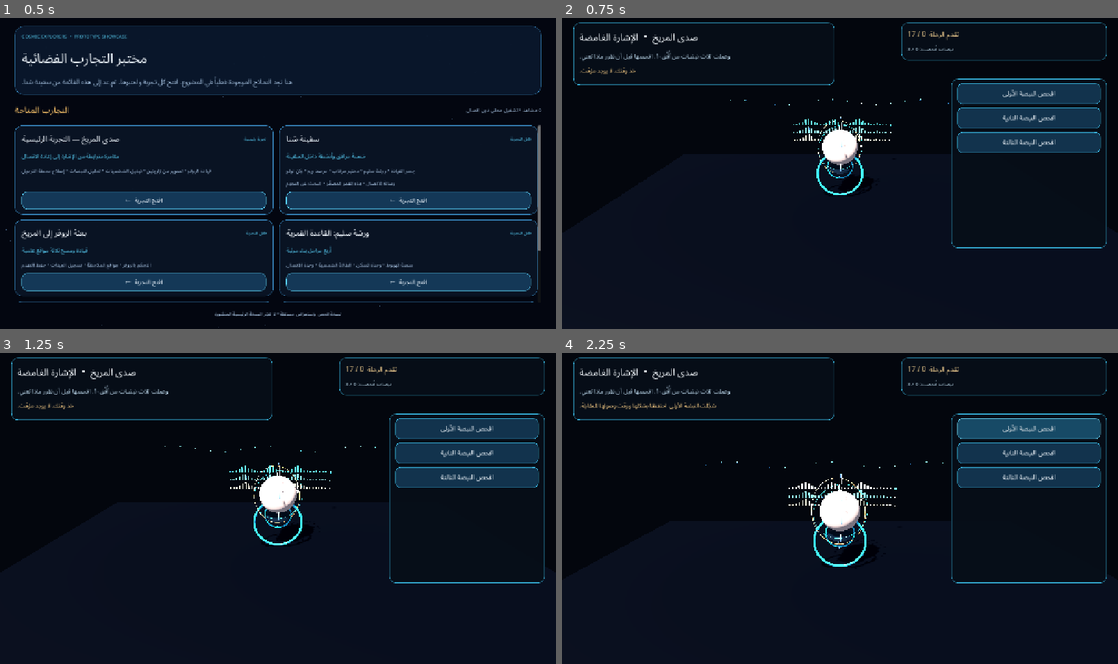
Above: before the commit, frames 1-4 (two rows, left to right).
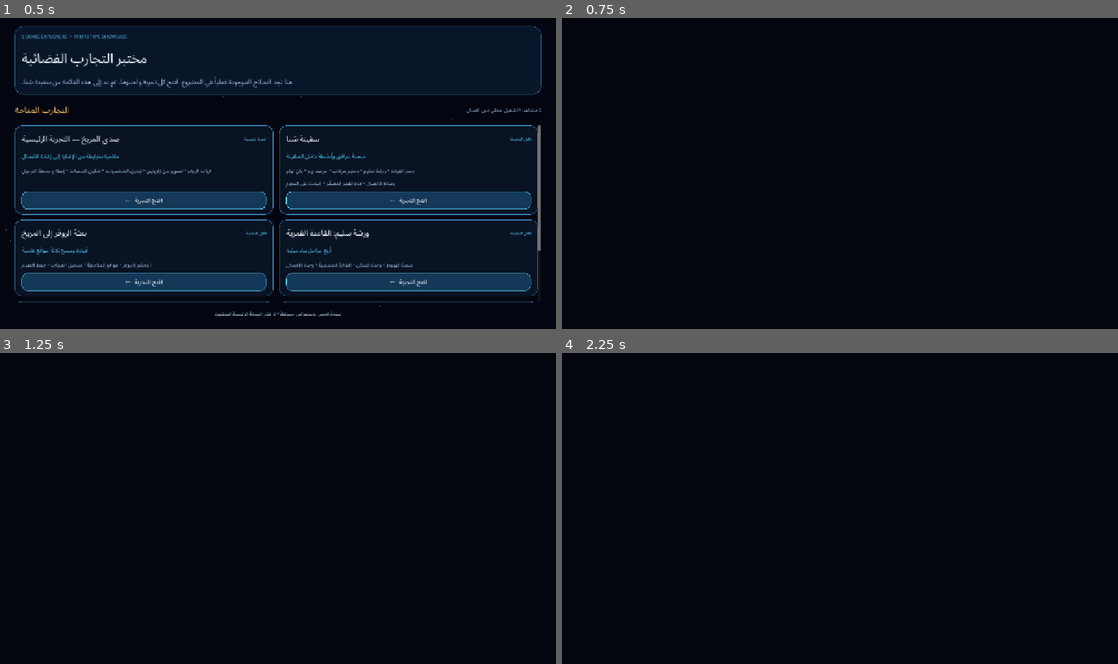
Above: after the commit, the same moments.

Repository: mdznap35/-cosmic-explorers
Game: Godot game, scene res://scenes/prototypes/showcase_app.tscn
Two runs of this game, one before a commit and one after it. Both use one fixed random seed, a clock stepped at 60 frames per second and the inputs below.
Inputs (mouse positions are in pixels of both pictures, inside the frame that each line leads up to):
- Up to frame 1 (0.5 s): no input
- Up to frame 2 (0.75 s): click "افتح التجربة ←" at 0.5 s
- Up to frame 3 (1.25 s): no input
- Up to frame 4 (2.25 s): tap Enter at 1.25 s; move the mouse to (962, 492) at 1.27 s; hold D 1.28-2 s; tap E at 1.35 s; click (962, 492) at 1.42 s; tap Space at 1.52 s; click (1029, 427) at 2 s, where only the run before the commit has a clickable "افحص النبضة الأولى"

Frame 1 is identical in both runs. In frame 2, 8.2% of the frame differs, in the area x 2-98%, y 1-75%; in frame 3, 8.3%; in frame 4, 8.7%.
Error before the commit: Attempted to free a locked object (calling or emitting). (res://scripts/prototypes/echo_of_mars_vertical_slice.gd:510)
Error after the commit: Parse Error: Cannot infer the type of "signal_id" variable because the value doesn't have a set type. (res://scripts/prototypes/echo_of_mars_vertical_slice.gd:…

Commit message:
feat: make the three echo traces directly touchable in 3D

Diff:
--- a/scripts/prototypes/echo_of_mars_vertical_slice.gd
+++ b/scripts/prototypes/echo_of_mars_vertical_slice.gd
@@ -769,6 +769,21 @@
 			0.24
 		)
 		trace_marker.name = "EchoTraceMarker_%02d" % (row + 1)
+
+		var signal_id := ["one", "two", "three"][row]
+		var hit_area := Area3D.new()
+		hit_area.name = "SignalRowHitArea_%02d" % (row + 1)
+		hit_area.input_ray_pickable = true
+		hit_area.collision_layer = 1
+		hit_area.collision_mask = 0
+		hit_area.position = Vector3(0.0, -float(row) * 0.54 + 0.23, 0.0)
+		var hit_shape := CollisionShape3D.new()
+		var hit_box := BoxShape3D.new()
+		hit_box.size = Vector3(7.25, 0.44, 0.42)
+		hit_shape.shape = hit_box
+		hit_area.add_child(hit_shape)
+		hit_area.input_event.connect(_on_signal_row_input.bind(signal_id))
+		waveform.add_child(hit_area)
 	waveform.multimesh = multimesh
 	var waveform_material := StandardMaterial3D.new()
 	waveform_material.vertex_color_use_as_albedo = true
@@ -798,6 +813,15 @@
 		pulse.tween_property(marker, "scale", Vector3.ONE, 0.28)
 	else:
 		marker.scale = Vector3.ONE * 1.35
+
+func _on_signal_row_input(_camera: Camera3D, event: InputEvent, _event_position: Vector3, _normal: Vector3, _shape_idx: int, signal_id: String) -> void:
+	var activate := false
+	if event is InputEventScreenTouch:
+		activate = event.pressed
+	elif event is InputEventMouseButton:
+		activate = event.pressed and event.button_index == MOUSE_BUTTON_LEFT
+	if activate:
+		perform_action("signal:" + signal_id)
 
 func _build_mars_canyon_environment() -> void:
 	MarsLandscapeBuilder.populate(_world_root, "cinematic")
--- a/tests/validate_echo_of_mars_slice.gd
+++ b/tests/validate_echo_of_mars_slice.gd
@@ -120,24 +120,55 @@
 	var signal_waveform := slice.get_node_or_null("EchoWorld/EchoSignalWaveform") as MultiMeshInstance3D
 	if signal_waveform == null or signal_waveform.multimesh == null:
 		_errors.append("The opening display must include the repeated signal waveform.")
-	elif signal_waveform.multimesh.instance_count != 96:
-		_errors.append("The repeated signal waveform must render three 32-bar traces in one MultiMesh.")
-	else:
+	else:
+		if signal_waveform.multimesh.instance_count != 96:
+			_errors.append("The repeated signal waveform must render three 32-bar traces in one MultiMesh.")
 		var waveform_mesh := signal_waveform.multimesh
 		var first_trace := waveform_mesh.get_instance_transform(5).basis.y.length()
 		var second_trace := waveform_mesh.get_instance_transform(37).basis.y.length()
 		var third_trace := waveform_mesh.get_instance_transform(69).basis.y.length()
 		if not (is_equal_approx(first_trace, second_trace) and is_equal_approx(second_trace, third_trace)):
 			_errors.append("All three echo traces must carry the same waveform pattern.")
+		var hit_areas := signal_waveform.find_children("SignalRowHitArea_*", "Area3D", true, false)
+		if hit_areas.size() != 3:
+			_errors.append("Each echo trace must expose its own 3D touch target.")
+		for row in range(3):
+			var hit_area := signal_waveform.get_node_or_null("SignalRowHitArea_%02d" % (row + 1)) as Area3D
+			if hit_area == null:
+				_errors.append("Missing 3D touch target for signal row %d." % (row + 1))
+				continue
+			if not hit_area.input_ray_pickable or hit_area.collision_layer == 0:
+				_errors.append("Signal row %d must be ray-pickable on an active collision layer." % (row + 1))
+			var hit_shape := hit_area.get_node_or_null("CollisionShape3D") as CollisionShape3D
+			if hit_shape == null or not (hit_shape.shape is BoxShape3D):
+				_errors.append("Signal row %d must provide a box hit target." % (row + 1))
+			if hit_area.get_signal_connection_list("input_event").size() != 1:
+				_errors.append("Signal row %d must route input to its own inspection action." % (row + 1))
 	if slice.perform_action("not-a-real-action"):
 		_errors.append("Unknown actions must be rejected.")
 	if slice.perform_action("inspect_signal"):
 		_errors.append("The opening signal cannot be confirmed before all three pulses are inspected.")
-	for signal_id in ["one", "two", "three"]:
+	for row in range(3):
+		var signal_id := ["one", "two", "three"][row]
 		if not slice.get_action_ids().has("signal:" + signal_id):
 			_errors.append("Each uninspected pulse must expose its own action: " + signal_id)
-		if not slice.perform_action("signal:" + signal_id):
-			_errors.append("The player must be able to inspect pulse " + signal_id)
+		var hit_area := slice.get_node_or_null("EchoWorld/EchoSignalWaveform/SignalRowHitArea_%02d" % (row + 1)) as Area3D
+		if hit_area != null:
+			var input_event: InputEvent
+			if row == 1:
+				var mouse_click := InputEventMouseButton.new()
+				mouse_click.button_index = MOUSE_BUTTON_LEFT
+				mouse_click.pressed = true
+				input_event = mouse_click
+			else:
+				var screen_touch := InputEventScreenTouch.new()
+				screen_touch.pressed = true
+				input_event = screen_touch
+			hit_area.input_event.emit(null, input_event, Vector3.ZERO, Vector3.UP, 0)
+		else:
+			_errors.append("The signal row hit target must be present before it can be touched.")
+		if not slice.get_signal_pulses_inspected().has(signal_id):
+			_errors.append("Touching signal row must inspect " + signal_id)
 		if slice.get_stage_index() != 0:
 			_errors.append("Inspecting an individual pulse must not skip the comparison stage.")
 		if not slice.get_signal_pulses_inspected().has(signal_id):
Not shown, changed: docs/ECHO_OF_MARS_OPEN_ASSET_POLISH.md
